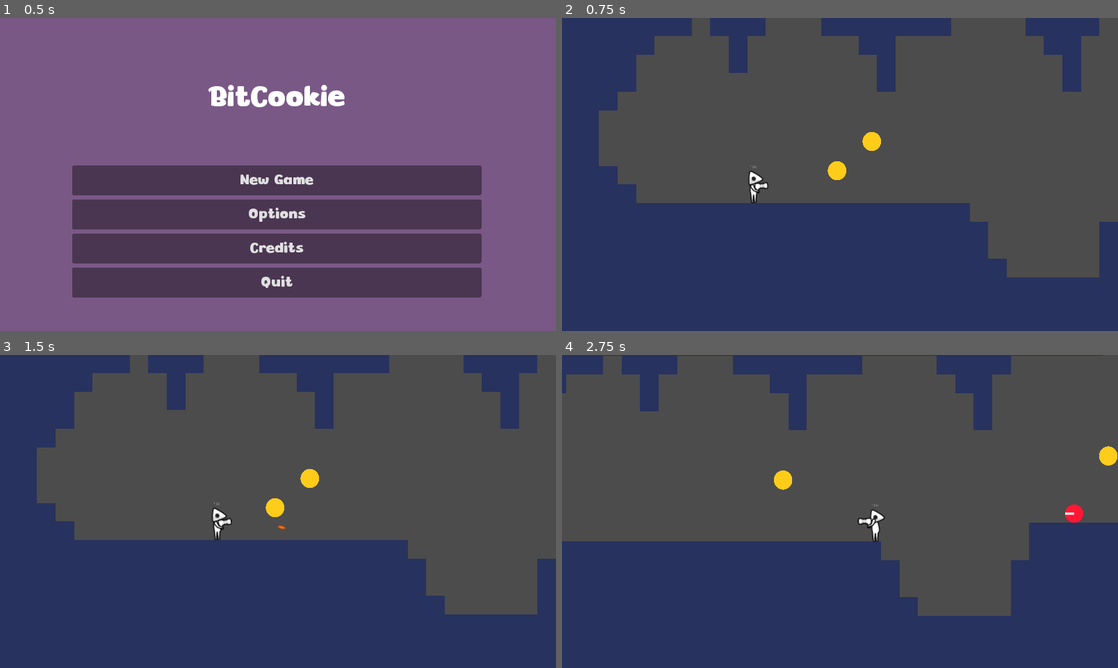
Above: before the commit, frames 1-4 (two rows, left to right).
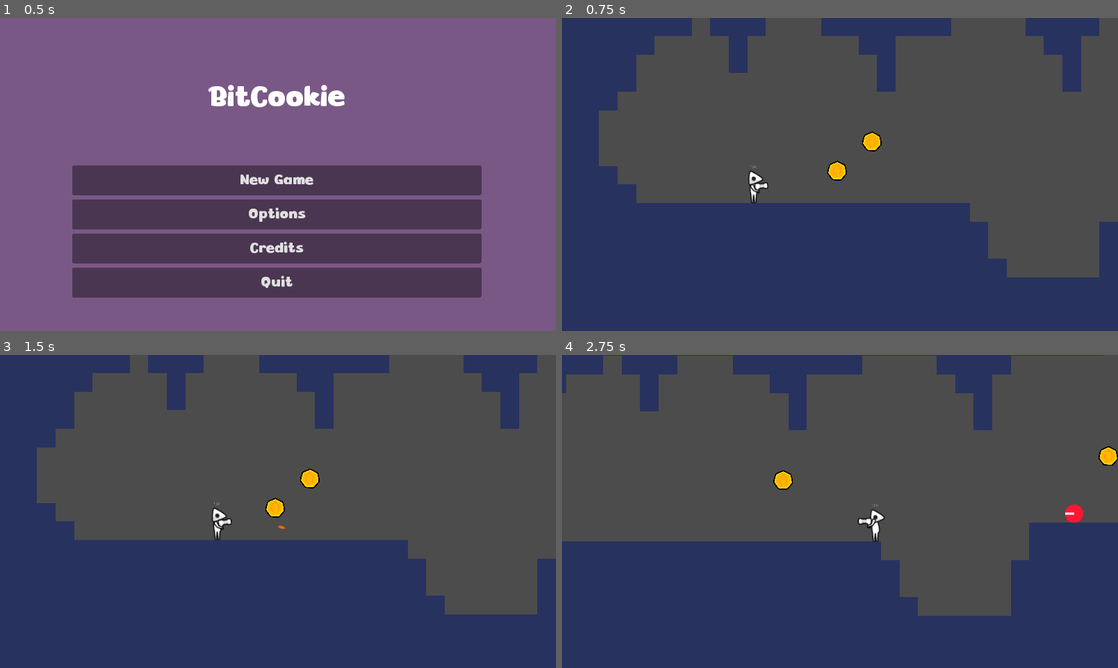
Above: after the commit, the same moments.

Repository: Addcrypto/Bit-Cookie
Game: Godot game, scene res://src/menus/MainMenu.tscn
Same seed, same stepped clock (60 frames per second), same inputs: the game is played once before the commit and once after it.
Inputs (mouse positions are in pixels of both pictures, inside the frame that each line leads up to):
- Up to frame 1 (0.5 s): no input
- Up to frame 2 (0.75 s): click "New Game" at 0.5 s
- Up to frame 3 (1.5 s): tap Enter at 1.25 s; move the mouse to (400, 495) at 1.27 s; press the mouse at (400, 495) at 1.28 s; hold D (move_right) from 1.28 s (still down)
- Up to frame 4 (2.75 s): keep holding D (move_right); tap Space (jump) at 1.52, 2.27 s; move the mouse to (728, 527) at 2.02 s; release the mouse at (728, 527) at 2.03 s; tap Shift (sprint) at 2.1 s

Frame 1 is identical in both runs. In frame 2, 0.3% of the frame differs, in the area x 47-58%, y 36-52%; in frame 3, 0.3%; in frame 4, 0.3%.

Commit message:
Some new assets

Diff:
--- a/src/prefabs/Coin.tscn
+++ b/src/prefabs/Coin.tscn
@@ -1,6 +1,6 @@
 [gd_scene load_steps=4 format=2]
 
-[ext_resource path="res://assets/items/SimpleCoin.png" type="Texture" id=1]
+[ext_resource path="res://assets/items/Coin.png" type="Texture" id=1]
 [ext_resource path="res://src/scripts/Coin.gd" type="Script" id=2]
 
 [sub_resource type="CircleShape2D" id=1]
@@ -12,7 +12,7 @@
 script = ExtResource( 2 )
 
 [node name="Sprite" type="Sprite" parent="."]
-scale = Vector2( 0.5, 0.515625 )
+scale = Vector2( 0.3, 0.3 )
 texture = ExtResource( 1 )
 
 [node name="CollisionShape2D" type="CollisionShape2D" parent="."]
Binary file added: assets/gun/Gun.png
Not shown, added: assets/gun/Gun.png.import
Binary file added: assets/items/Coin.png
Not shown, added: assets/items/Coin.png.import
Binary file added: assets/player/PlayerFall.png
Not shown, added: assets/player/PlayerFall.png.import
Binary file added: assets/player/PlayerJump.png
Not shown, added: assets/player/PlayerJump.png.import
Binary file added: assets/player/PlayerSlide.png
Not shown, added: assets/player/PlayerSlide.png.import
Binary file added: assets/player/PlayerWalk.png
Not shown, added: assets/player/PlayerWalk.png.import
(and 1 more such lines)
